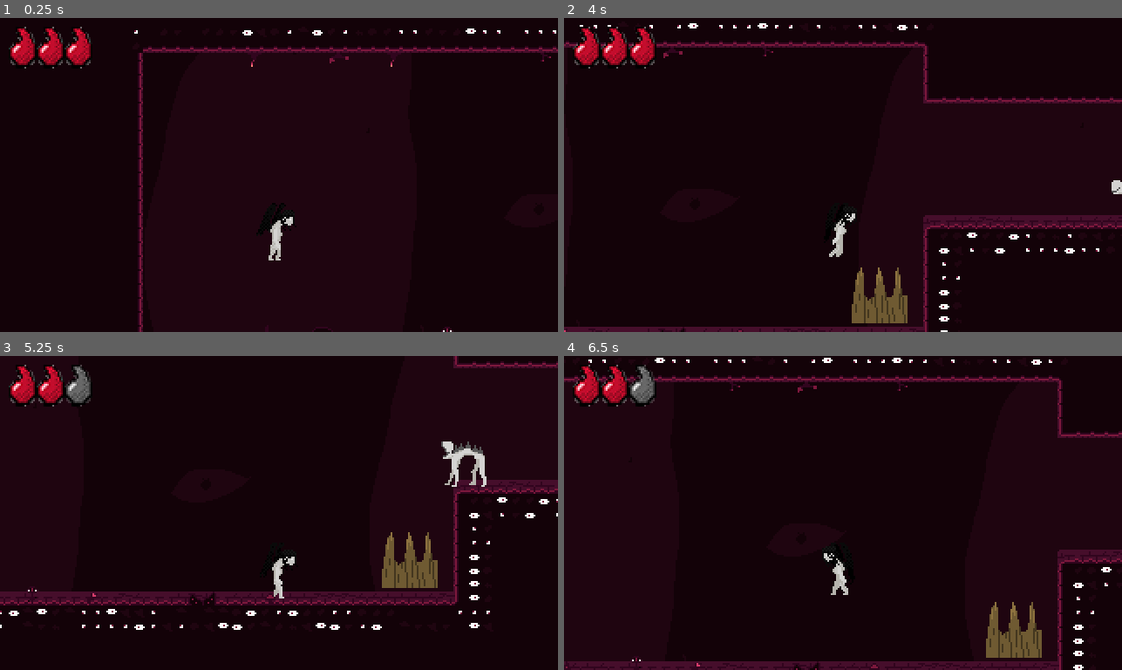
Above: before the commit, frames 1-4 (two rows, left to right).
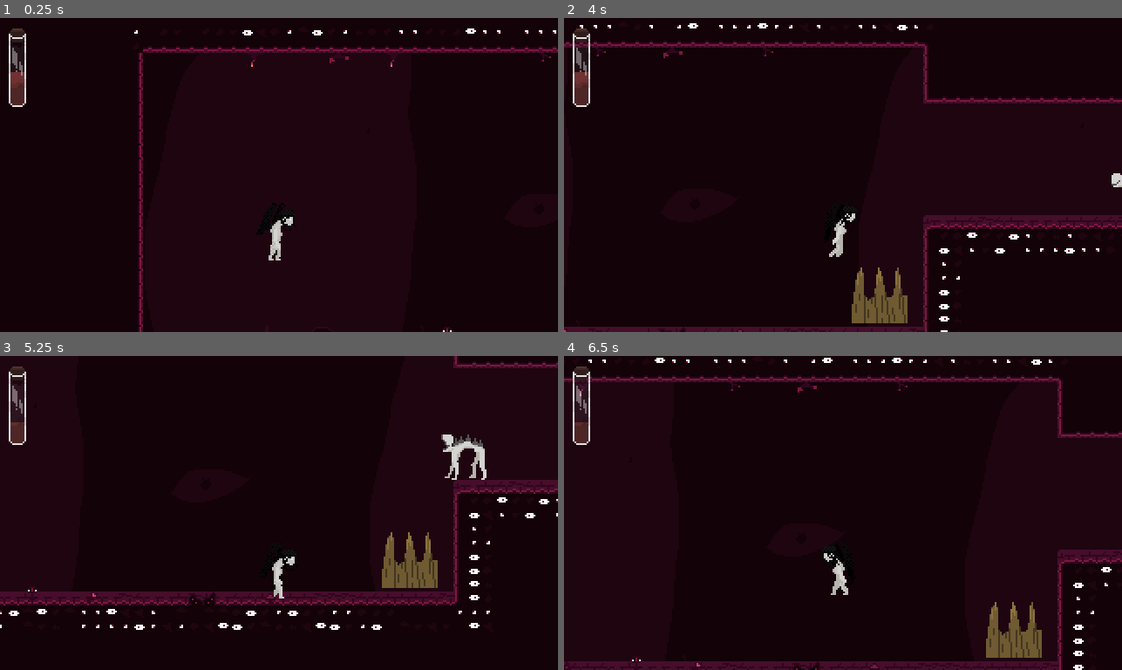
Above: after the commit, the same moments.

Repository: dylanschubart/godot-4-vampire-game
Game: Godot game, scene res://Scenes/Levels/level_1.tscn
The game is run twice, just before and just after one commit, with the same random seed, the same clock (stepped at 60 frames per second) and the same inputs. This scene is started directly instead of the project's main scene.
Inputs:
- Up to frame 1 (0.25 s): no input
- Up to frame 2 (4 s): hold W (Aim_Up) 0.53-1.28 s; hold D (WalkRight) 0.53-2.03 s; tap Space (Jump) at 0.77, 1.52, 3.02, 3.77 s; tap P (Attack) at 1.35, 3.6 s; hold A (WalkLeft) 2.03-2.78 s; tap E (Interact) at 2.1 s; hold D (WalkRight) from 2.78 s (still down); tap W (Aim_Up) at 2.85 s
- Up to frame 3 (5.25 s): release D (WalkRight) at 4.28 s; hold A (WalkLeft) 4.28-5.03 s; tap E (Interact) at 4.35 s; tap Space (Jump) at 4.52 s; hold D (WalkRight) from 5.03 s (still down); hold W (Aim_Up) from 5.03 s (still down)
- Up to frame 4 (6.5 s): release D (WalkRight) at 5.78 s; release W (Aim_Up) at 5.78 s; hold A (WalkLeft) from 5.78 s (still down); tap P (Attack) at 5.85 s; tap Space (Jump) at 6.02 s

The runs differ from the first frame. In frame 1, 1.6% of the frame differs, in the area x 1-17%, y 2-29%; in frame 2, 1.8%; in frame 3, 2.2%, in the area x 1-88%, y 2-42%; in frame 4, 1.7%.

Commit message:
Fixed hp

Diff:
--- a/PlayerHealthUI.gd
+++ b/PlayerHealthUI.gd
@@ -1,9 +1,9 @@
 extends CanvasLayer
 
-var max_value = 3
+@onready var _player = $".."
+@onready var _progressBar = $HealthUIEmpty/TextureProgressBar
 var current_value = 3
-@onready var _player = $".."
-@onready var _healthFull = $HealthUIFull
+var max_value = 6
 
 # Called when the node enters the scene tree for the first time.
 func _ready():
@@ -18,6 +18,6 @@
 	current_value = value
 	if current_value > 0:
 		if current_value <= max_value:
-			_healthFull.size.x = current_value * 16
+			_progressBar.value = current_value
 	elif current_value <= 0:
-		_healthFull.visible = false
+		_progressBar.visible = false
--- a/Scenes/NPC & Enemies/enemy_patrol.gd
+++ b/Scenes/NPC & Enemies/enemy_patrol.gd
@@ -35,8 +35,11 @@
 
 func _physics_process(delta):
 		# Add the gravity.
-	if not is_on_floor():
+	if dead and ground:
 		velocity.y += gravity * delta
+		velocity.x = 0
+		#perform the move
+		move_and_slide();
 
 	if !dead:
 		move()
@@ -62,6 +65,8 @@
 		_sprite.set_vframes(1)
 		_sprite.set_frame(6)
 		self.position = _player.position
+
+
 
 
 
--- a/Scenes/player_health_ui.tscn
+++ b/Scenes/player_health_ui.tscn
@@ -1,20 +1,33 @@
 [gd_scene load_steps=4 format=3 uid="uid://h7umrqwm0d3o"]
 
 [ext_resource type="Script" path="res://PlayerHealthUI.gd" id="1_n6ne4"]
-[ext_resource type="Texture2D" uid="uid://scdh8a1kgf15" path="res://Assets/Player/MareNew-HP_Empty.png" id="2_7fev3"]
-[ext_resource type="Texture2D" uid="uid://bffsst4nt8b16" path="res://Assets/Player/MareNew-HP_Full.png" id="3_djoep"]
+[ext_resource type="Texture2D" uid="uid://b0yoefdc1md35" path="res://Assets/UI/HealthBar.png" id="2_mgrx7"]
+[ext_resource type="Texture2D" uid="uid://b5x3bxe03wyvu" path="res://Assets/UI/HealthBarFilled.png" id="3_axyad"]
 
 [node name="PlayerHealthUI" type="CanvasLayer"]
 script = ExtResource("1_n6ne4")
 
 [node name="HealthUIEmpty" type="TextureRect" parent="."]
-offset_right = 48.0
-offset_bottom = 24.0
-texture = ExtResource("2_7fev3")
+offset_top = 1.0
+offset_right = 10.0
+offset_bottom = 46.0
+texture = ExtResource("2_mgrx7")
 stretch_mode = 1
 
-[node name="HealthUIFull" type="TextureRect" parent="."]
-offset_right = 48.0
-offset_bottom = 24.0
-texture = ExtResource("3_djoep")
-stretch_mode = 1
+[node name="TextureProgressBar" type="TextureProgressBar" parent="HealthUIEmpty"]
+z_index = -1
+layout_mode = 1
+anchors_preset = 12
+anchor_top = 1.0
+anchor_right = 1.0
+anchor_bottom = 1.0
+offset_left = 1.0
+offset_top = -38.0
+offset_right = -1.0
+offset_bottom = -1.0
+grow_horizontal = 2
+grow_vertical = 0
+max_value = 6.0
+value = 3.0
+fill_mode = 3
+texture_progress = ExtResource("3_axyad")
Binary file removed: Assets/Player/MareNew-HP_Empty.png
Binary file removed: Assets/Player/MareNew-HP_Full.png
Binary file added: Assets/UI/HealthBar.png
Not shown, changed: Assets/UI/HealthBar.png.import
Binary file added: Assets/UI/HealthBarFilled.png
Not shown, changed: Assets/UI/HealthBarFilled.png.import
